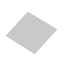
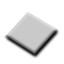
Layers edited between the first and the second 64 × 64 image:
pixels changed over [3, 12, 60, 59] (layer not identified)
